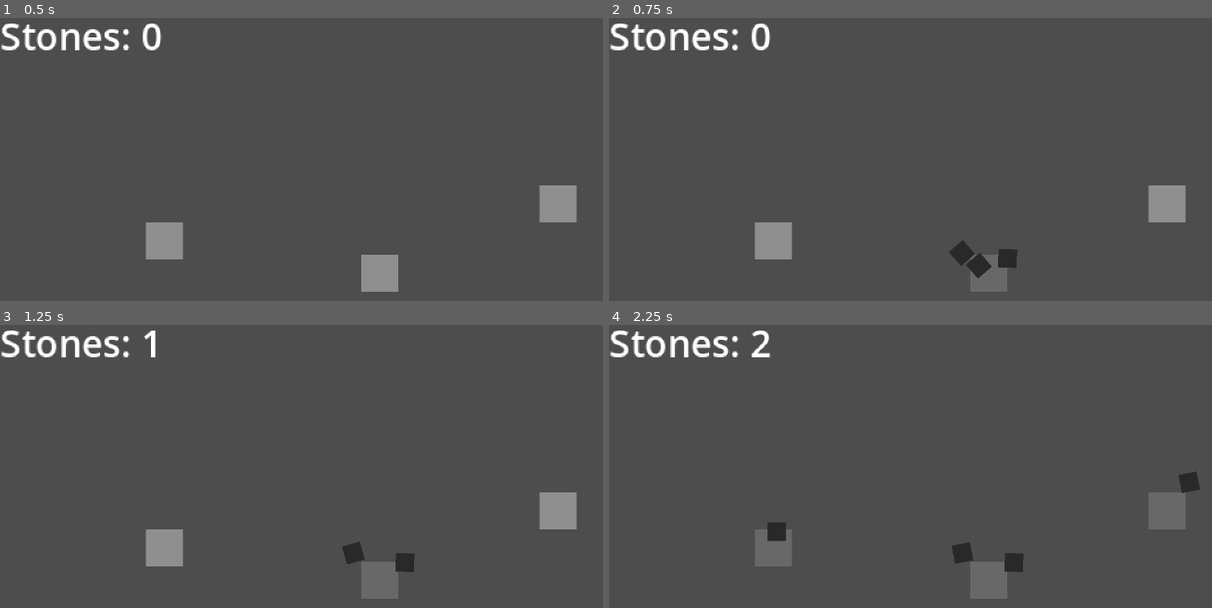
Above: before the commit, frames 1-4 (two rows, left to right).
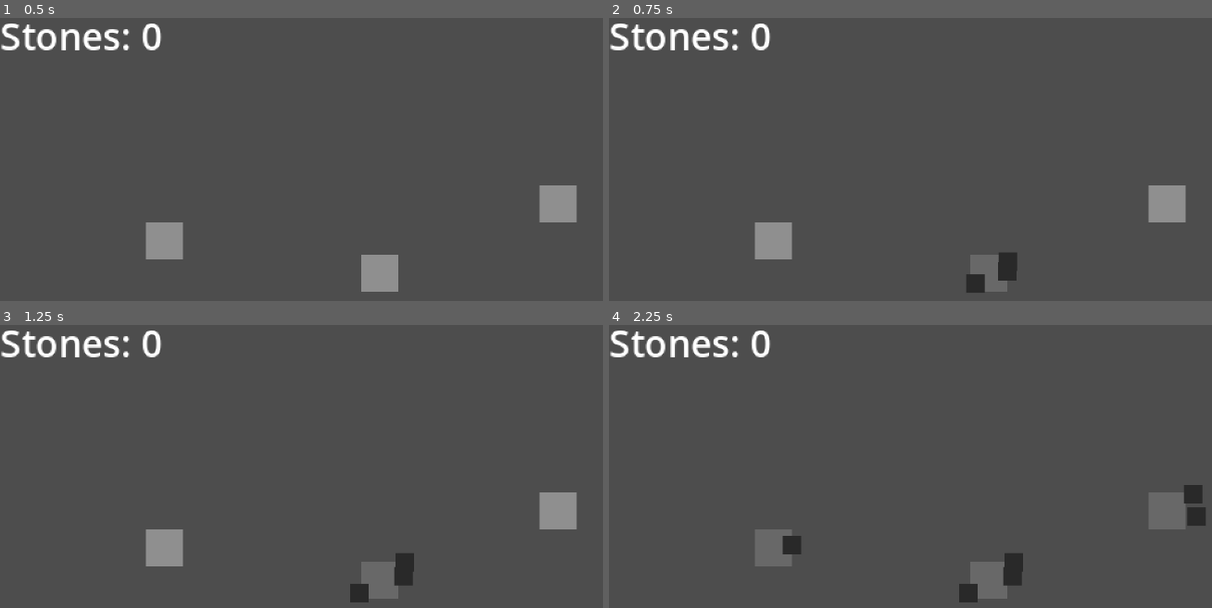
Above: after the commit, the same moments.

Repository: SebastianPlichta/Resource-gatherer
Game: Godot game, scene res://Stages/Prototype/prototype.tscn
The game is run twice, just before and just after one commit, with the same random seed, the same clock (stepped at 60 frames per second) and the same inputs.
Inputs (mouse positions are in pixels of both pictures, inside the frame that each line leads up to):
- Up to frame 1 (0.5 s): no input
- Up to frame 2 (0.75 s): tap Enter at 0.5 s; move the mouse to (988, 272) at 0.52 s; click (988, 272) at 0.6 s
- Up to frame 3 (1.25 s): no input
- Up to frame 4 (2.25 s): tap Space at 1.25 s; move the mouse to (1169, 511) at 1.27 s; click (1169, 511) at 1.35 s; tap Enter at 2 s; move the mouse to (771, 548) at 2.02 s; click (771, 548) at 2.1 s

Frame 1 is identical in both runs. In frame 2, 0.8% of the frame differs, in the area x 56-68%, y 78-98%; in frame 3, 0.8%; in frame 4, 1.6%, in the area x 23-99%, y 1-99%.

Commit message:
metals class added

Diff:
--- a/Objects/Metals/Stone/StoneItem.tscn
+++ b/Objects/Metals/Stone/StoneItem.tscn
@@ -5,16 +5,13 @@
 [sub_resource type="RectangleShape2D" id="RectangleShape2D_kgb0l"]
 size = Vector2(8, 8)
 
-[node name="StoneItem" type="RigidBody2D"]
+[node name="StoneItem" type="CharacterBody2D"]
+collision_mask = 2
 input_pickable = true
-mass = 10.0
-gravity_scale = 0.0
 script = ExtResource("1_ov2ue")
 
 [node name="Sprite" type="Polygon2D" parent="."]
-position = Vector2(8, 8)
 color = Color(0.162066, 0.162066, 0.162065, 1)
-offset = Vector2(-8, -8)
 polygon = PackedVector2Array(0, 0, 8, 0, 8, 8, 0, 8)
 
 [node name="Hitbox" type="CollisionShape2D" parent="."]
--- a/Objects/Metals/Stone/stone_item.gd
+++ b/Objects/Metals/Stone/stone_item.gd
@@ -1,14 +1,16 @@
-extends RigidBody2D
+extends CharacterBody2D
 
 var mouse:bool
 
 func _process(delta: float) -> void:
-	if mouse:
+	if mouse and abs(velocity) <= Vector2(0.5,0.5):
 		SignalBus.emit_signal("addItem",0)
 		self.queue_free()
 
 func _physics_process(delta: float) -> void:
-	linear_velocity = lerp(linear_velocity, Vector2.ZERO, delta*10)
+	velocity = lerp(velocity, Vector2.ZERO, delta * 10)
+	move_and_slide()
+
 
 func _on_mouse_entered() -> void:
 	mouse = true
--- a/Objects/Metals/Stone/stone_object.gd
+++ b/Objects/Metals/Stone/stone_object.gd
@@ -1,31 +1,24 @@
-extends Area2D
+extends Metals
 
-@onready var anim: AnimationPlayer = $Anim
-
-var mouse:bool
 var item:PackedScene = load("res://Objects/Metals/Stone/StoneItem.tscn")
-
-func _ready() -> void:
-	pass # Replace with function body.
 
 func _process(delta: float) -> void:
 	if mouse and Globals.leftClick and !anim.is_playing():
 		anim.play("Hit")
 		throwItem(randi_range(1,3))
+		health -= 1
 
-func _on_mouse_entered() -> void:
-	mouse = true
+	if health <= 0 and !anim.is_playing():
+		self.queue_free()
 
-func _on_mouse_exited() -> void:
-	mouse = false
 
 func throwItem(number:int):
 	for x in range(0,number):
-		var newInstance:RigidBody2D = item.instantiate()
+		var newInstance:CharacterBody2D = item.instantiate()
 
-		newInstance.position = global_position
+		newInstance.position = global_position + Vector2(6,6)
 		get_tree().current_scene.add_child(newInstance)
 
 		var direction = Vector2(randf_range(-1, 1), randf_range(-1, 1)).normalized()
 		var speed = randf_range(100, 200)
-		newInstance.linear_velocity = direction * speed
+		newInstance.velocity = direction * speed
--- /dev/null
+++ b/Objects/Metals/metals.gd
@@ -0,0 +1,20 @@
+extends Area2D
+
+class_name Metals
+
+@onready var anim: AnimationPlayer = $Anim
+
+@export var id:int
+@export var health:int = 3
+
+var mouse:bool = false
+
+func _ready() -> void:
+	self.connect("mouse_entered", Callable(self, "_on_mouse_entered"))
+	self.connect("mouse_exited", Callable(self, "_on_mouse_exited"))
+
+func _on_mouse_entered() -> void:
+	mouse = true
+
+func _on_mouse_exited() -> void:
+	mouse = false
--- /dev/null
+++ b/Objects/Metals/metals_collectable.gd
@@ -0,0 +1,11 @@
+extends Node
+
+
+# Called when the node enters the scene tree for the first time.
+func _ready() -> void:
+	pass # Replace with function body.
+
+
+# Called every frame. 'delta' is the elapsed time since the previous frame.
+func _process(delta: float) -> void:
+	pass
Not shown, added: Objects/Metals/metals.gd.uid
Not shown, added: Objects/Metals/metals_collectable.gd.uid
